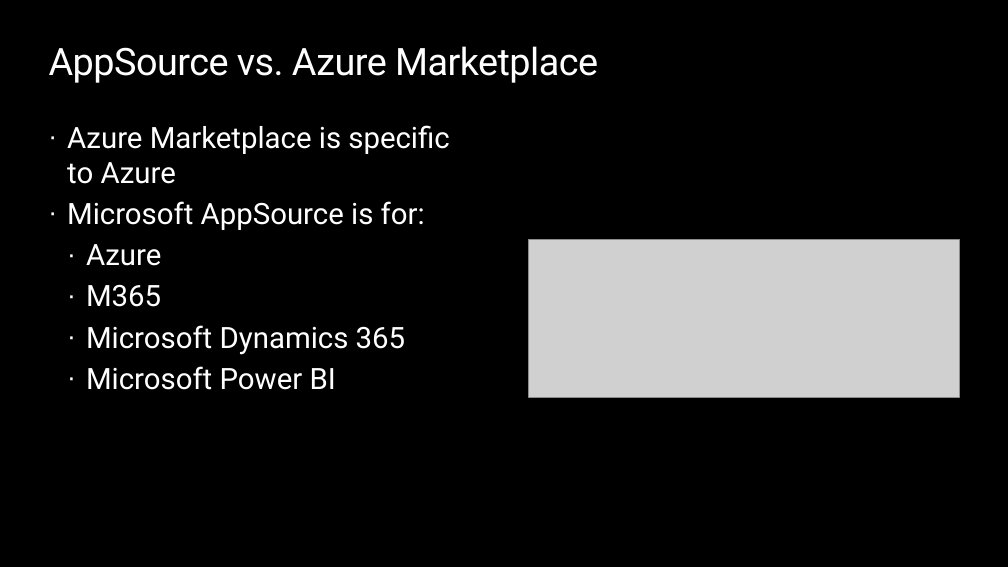
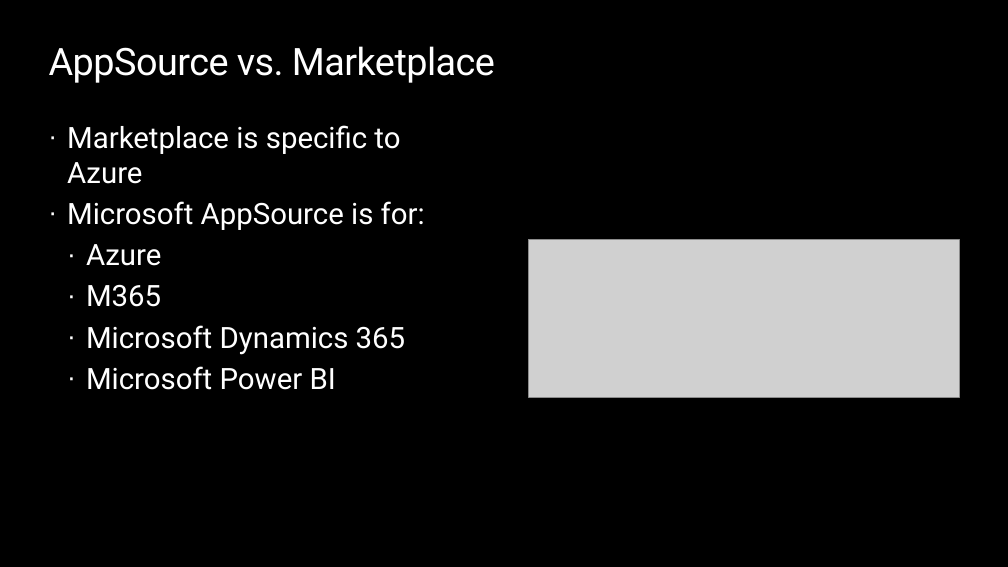
Before and after one commit to opsgility/marketplace, a slide deck: slide 10 of azure-marketplace-workshop/Day 1 - Skilling Deck for Microsoft Marketplace.pptx. Drawn at 1008x567 pixels with LibreOffice and Linux fonts; fonts in the diff are those of the drawing; grey boxes stand for pictures; background and template pictures are left out. Boxes give left, top, right and bottom in pixels: in the first picture for what was removed or moved away, otherwise in the second. Text is boxed around its words. In the diff, an @@ line names an element or a change of style, - is before the commit and + after.

```diff
--- a/azure-marketplace-workshop/Day 1 - Skilling Deck for Microsoft Marketplace.pptx
+++ b/azure-marketplace-workshop/Day 1 - Skilling Deck for Microsoft Marketplace.pptx
@@ title at bbox=[49, 46, 495, 83]: text changed @@
-AppSource vs. Azure Marketplace
+AppSource vs. Marketplace
@@ text at bbox=[67, 125, 400, 184]: text changed @@
-· Azure Marketplace is specific to Azure
+· Marketplace is specific to Azure
```
Also in this commit, not shown: 18 other slides changed, 1 slide added, 1 other file.
